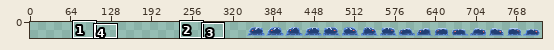
Two states of a sprite sheet, android/assets/gameplay/test-player.png. Above: a wide view before the commit, with the close-up outlined.
Close-up. Earlier state:
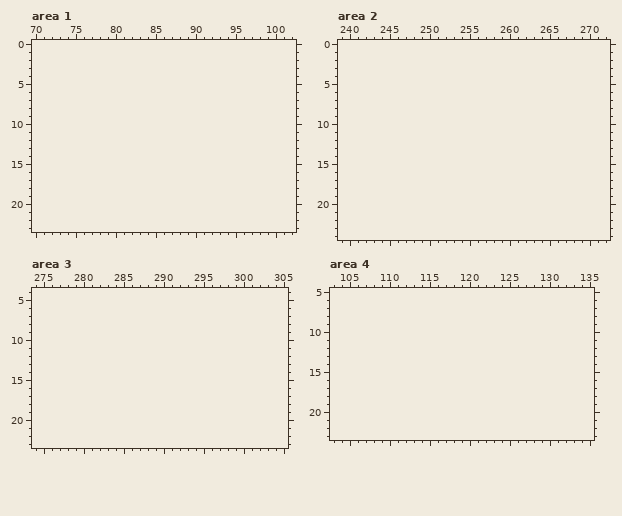
The file is 512x32 pixels. Shown: area 1: x 70..102, y 0..23; area 2: x 239..272, y 0..24; area 3: x 274..305, y 4..23; area 4: x 103..135, y 5..23. The old version is drawn lined up with the new one, on the new canvas. The wide view leaves out empty margins. The commit also changed other parts of the picture, which this record leaves out.
And afterwards:
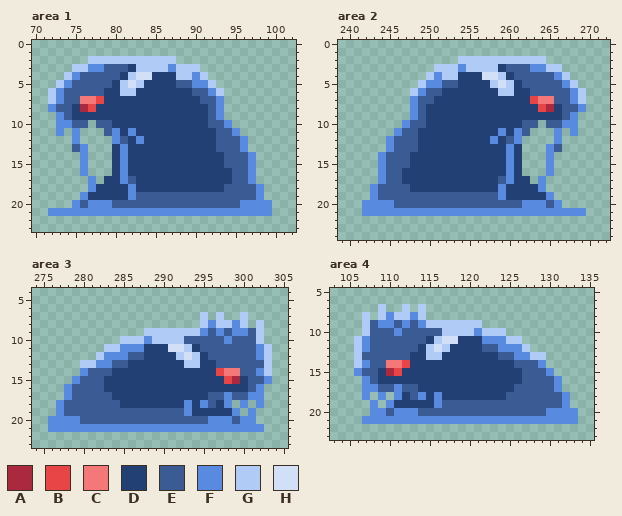
Palette (. is transparent): A #ab293f  B #e84646  C #f57878  D #234075  E #3a5b94  F #588ae0  G #b0cbf5  H #d2e0f7
The exact change:
canvas 512x32 -> 1024x32, the old top-left corner now at 340,2 (the part of the old canvas that was cut away was empty and is not shown)
Changed rows in their new state; - is an unchanged pixel.
Area 1:
first column x 72:
 2 -----GGGGGGGGGGG------------
 3 ---GGFFEEEDGGGGFGGG---------
 4 --GFEEEEEDGHHDDDGGFG--------
 5 -GFEEEEEDGHGDDDDEEFFG-------
 6 GFEEEEEDDGGDDDDDDDEEFG------
 7 GFEECCBDDDDDDDDDDDDEEF------
 8 FEEDABDDDDDDDDDDDDDDEF------
 9 -FEDDDDDDDDDDDDDDDDDEF------
10 -FFEE-EEDDDDDDDDDDDDEEF-----
11 -F-F---EFDFDDDDDDDDDDEEF----
12 ---F----FEDFDDDDDDDDDEEEF---
13 ---EF---DFDDDDDDDDDDDEEEF---
14 ----F---DFDDDDDDDDDDDDEEEF--
15 ----F---DFDDDDDDDDDDDDEEEF--
16 ----F---DFDDDDDDDDDDDDDEEF--
17 -----F-DDFEDDDDDDDDDDDDEEF--
18 -----FDDDDFDDDDDDDDDDDEEEEF-
19 ----FDDDDDFEEEEEEEEEEEEEEEF-
20 ---FEFFFEEEEEEEEEEEEEEEEFFFF
21 FFFFFFFFFFFFFFFFFFFFFFFFFFFF
Area 2:
first column x 242:
 2 ------------GGGGGGGGGGG-----
 3 ---------GGGFGGGGDEEEFFGG---
 4 --------GFGGDDDHHGDEEEEEFG--
 5 -------GFFEEDDDDGHGDEEEEEFG-
 6 ------GFEEDDDDDDDGGDDEEEEEFG
 7 ------FEEDDDDDDDDDDDDBCCEEFG
 8 ------FEDDDDDDDDDDDDDDBADEEF
 9 ------FEDDDDDDDDDDDDDDDDDEF-
10 -----FEEDDDDDDDDDDDDEE-EEFF-
11 ----FEEDDDDDDDDDDFDFE---F-F-
12 ---FEEEDDDDDDDDDFDEF----F---
13 ---FEEEDDDDDDDDDDDFD---FE---
14 --FEEEDDDDDDDDDDDDFD---F----
15 --FEEEDDDDDDDDDDDDFD---F----
16 --FEEDDDDDDDDDDDDDFD---F----
17 --FEEDDDDDDDDDDDDEFDD-F-----
18 -FEEEEDDDDDDDDDDDFDDDDF-----
19 -FEEEEEEEEEEEEEEEFDDDDDF----
20 FFFFEEEEEEEEEEEEEEEEFFFEF---
21 FFFFFFFFFFFFFFFFFFFFFFFFFFFF
Area 3:
first column x 276:
 7 -------------------G-G--G---
 8 -------------------GFGGFG-G-
 9 ------------GGGGGGGFEFEFFEG-
10 ---------GGGFGGGGEEEEEFEEEG-
11 -------GGFFFDDDHHGDEEEEEEEFG
12 ------GFFFEEDDDDGHGDEEEEEEFG
13 ----GGFFEEDDDDDDDGGDDEEEEEEG
14 ----FEEEDDDDDDDDDDDDDBCCEEFG
15 ---FEEEDDDDDDDDDDDDDDDBADEEF
16 --FEEEEDDDDDDDDDDDDDDDDDDEF-
17 --FEEEEEDDDDDDDDDDDDEEFEEFF-
18 -FEEEEEEEDDDDDDDDFDFEDF-F-F-
19 -FEEEEEEEEEEEEEEEFDDDDDF-F--
20 FFFFEEEEEEEEEEEEEEEEFFFEFF--
21 FFFFFFFFFFFFFFFFFFFFFFFFFFF-
Area 4:
first column x 106:
 7 ---G--G-G-------------------
 8 -G-GFGGFG-------------------
 9 -GEFFEFEFGGGGGGG------------
10 -GEEEFEEEEEGGGGFGGG---------
11 GFEEEEEEEDGHHDDDFFFGG-------
12 GFEEEEEEDGHGDDDDEEFFFG------
13 GEEEEEEDDGGDDDDDDDEEFFGG----
14 GFEECCBDDDDDDDDDDDDDEEEF----
15 FEEDABDDDDDDDDDDDDDDDEEEF---
16 -FEDDDDDDDDDDDDDDDDDDEEEEF--
17 -FFEEFEEDDDDDDDDDDDDEEEEEF--
18 -F-F-FDEFDFDDDDDDDDEEEEEEEF-
19 --F-FDDDDDFEEEEEEEEEEEEEEEF-
20 --FFEFFFEEEEEEEEEEEEEEEEFFFF
21 -FFFFFFFFFFFFFFFFFFFFFFFFFFF
Changed places in both close-ups, as pixel boxes (x1, y1, x2, y2):
added: (48, 56, 272, 216)
added: (362, 56, 586, 216)
added: (48, 312, 272, 432)
added: (354, 304, 578, 424)
